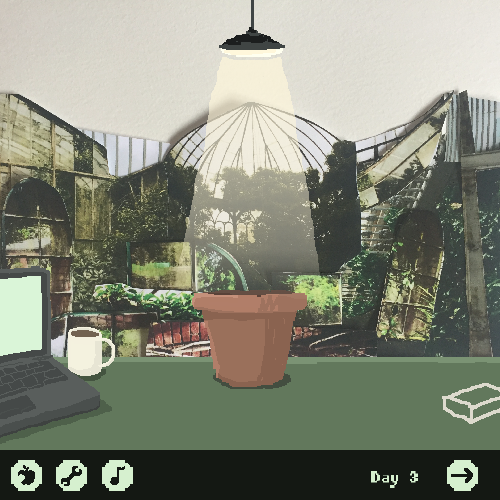
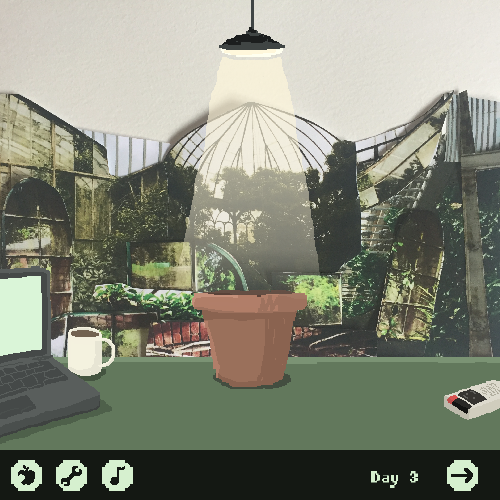
Layer changes from the first (500, 500) image to the second:
painted on "Layer 12" over [442, 380, 500, 424]
